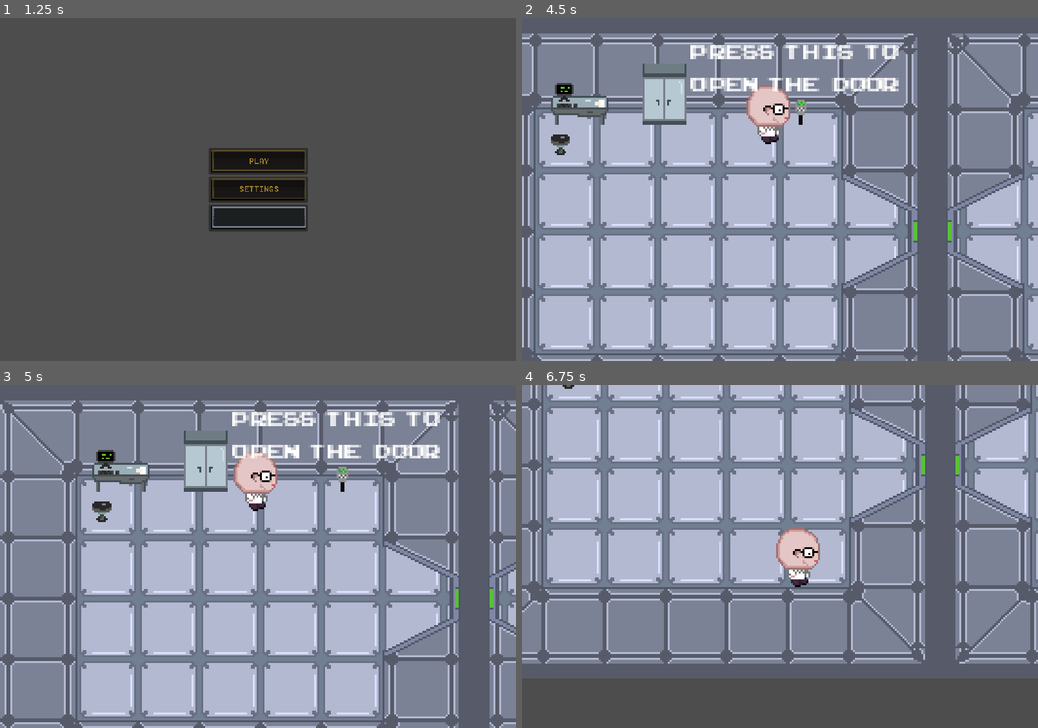
Above: before the commit, frames 1-4 (two rows, left to right).
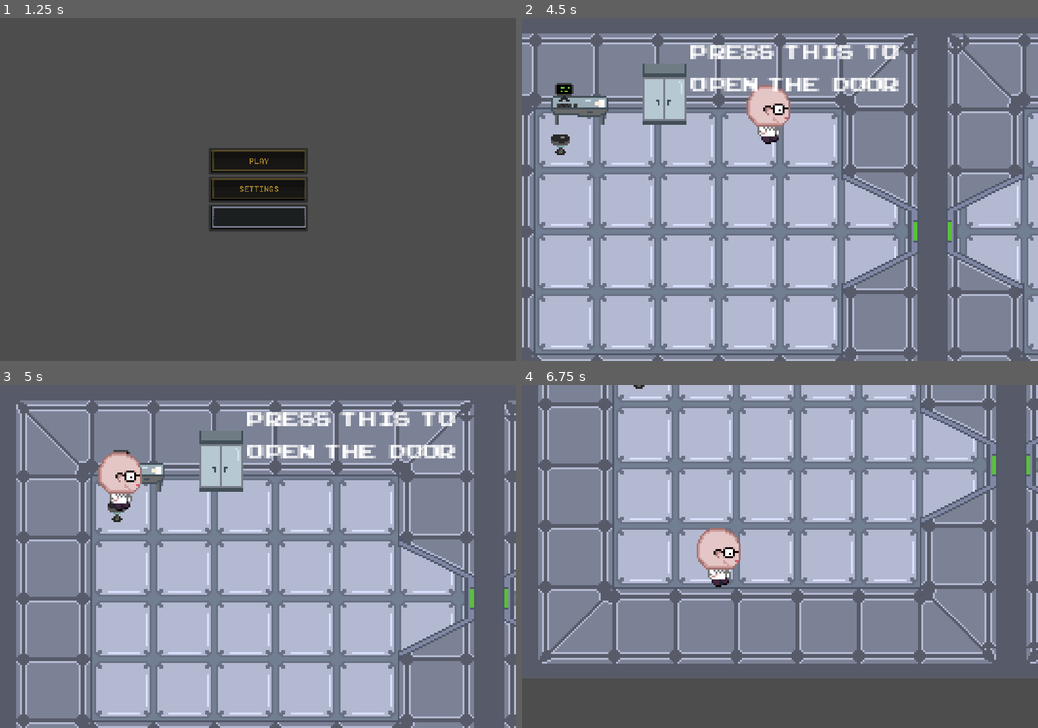
Above: after the commit, the same moments.

Repository: Pi-pol/Tachyon-race
Game: Godot game, scene res://Scenes/title.tscn
Two runs of this game, one before a commit and one after it. Both use one fixed random seed, a clock stepped at 60 frames per second and the inputs below.
Inputs (mouse positions are in pixels of both pictures, inside the frame that each line leads up to):
- Up to frame 1 (1.25 s): tap Enter at 0.5 s; move the mouse to (371, 172) at 0.52 s; hold Right (ui_right) from 0.53 s (still down); click (371, 172) at 0.67 s
- Up to frame 2 (4.5 s): release Right (ui_right) at 1.25 s; click (780, 162) at 1.25 s; tap Space at 2, 4.25 s; move the mouse to (676, 206) at 2.02 s; hold Down (ui_down) 2.03-2.78 s; tap Enter at 2.75 s; move the mouse to (831, 114) at 2.77 s; hold Right (ui_right) 2.78-3.53 s; move the mouse to (754, 258) at 3.52 s; hold Up (ui_up) 3.53-4.28 s; click (754, 258) at 3.67 s; move the mouse to (934, 240) at 4.27 s; hold Left (ui_left) from 4.28 s (still down)
- Up to frame 3 (5 s): keep holding Left (ui_left)
- Up to frame 4 (6.75 s): move the mouse to (625, 505) at 5.02 s; tap Enter at 5.75 s; move the mouse to (805, 556) at 5.77 s; release Left (ui_left) at 5.78 s; hold Down (ui_down) 5.78-6.53 s; click (805, 556) at 5.92 s; move the mouse to (702, 470) at 6.52 s; hold Right (ui_right) from 6.53 s (still down)

Frame 1 is identical in both runs. In frame 2, less than 0.1% of the frame differs, in the area x 53-56%, y 23-32%; in frame 3, 36%; in frame 4, 40%, in the area x 0-100%, y 0-82%.

Commit message:
Fixed small issue

Diff:
--- a/Scenes/1stlevel.tscn
+++ b/Scenes/1stlevel.tscn
@@ -39,7 +39,7 @@
 [sub_resource type="RectangleShape2D" id="RectangleShape2D_60p0f"]
 size = Vector2(32, 16)
 
-[sub_resource type="TileSetAtlasSource" id="TileSetAtlasSource_f8u53"]
+[sub_resource type="TileSetAtlasSource" id="TileSetAtlasSource_d3sn0"]
 texture = ExtResource("10_a3aqt")
 texture_region_size = Vector2i(32, 32)
 2:0/0 = 0
@@ -57,31 +57,25 @@
 9:0/0 = 0
 9:0/0/physics_layer_0/linear_velocity = Vector2(0, 0)
 9:0/0/physics_layer_0/angular_velocity = 0.0
-21:3/0 = 0
-21:3/0/physics_layer_0/linear_velocity = Vector2(0, 0)
-21:3/0/physics_layer_0/angular_velocity = 0.0
+5:0/0 = 0
+5:0/0/physics_layer_0/linear_velocity = Vector2(0, 0)
+5:0/0/physics_layer_0/angular_velocity = 0.0
+3:0/0 = 0
+3:0/0/physics_layer_0/linear_velocity = Vector2(0, 0)
+3:0/0/physics_layer_0/angular_velocity = 0.0
+4:0/0 = 0
+4:0/0/physics_layer_0/linear_velocity = Vector2(0, 0)
+4:0/0/physics_layer_0/angular_velocity = 0.0
+1:0/0 = 0
+1:0/0/physics_layer_0/linear_velocity = Vector2(0, 0)
+1:0/0/physics_layer_0/angular_velocity = 0.0
 0:0/0 = 0
 0:0/0/physics_layer_0/linear_velocity = Vector2(0, 0)
 0:0/0/physics_layer_0/angular_velocity = 0.0
-0:0/0/physics_layer_0/polygon_0/points = PackedVector2Array(-16.0246, 0.944941, 14.375, 1.125, 14.2922, 9.05568, -16.1034, 9.13443)
-1:0/0 = 0
-1:0/0/physics_layer_0/linear_velocity = Vector2(0, 0)
-1:0/0/physics_layer_0/angular_velocity = 0.0
-1:0/0/physics_layer_0/polygon_0/points = PackedVector2Array(-16.0625, 1.125, 14.5625, 1, 14.6875, 9.25, -16.4375, 8.875)
-3:0/0 = 0
-3:0/0/physics_layer_0/linear_velocity = Vector2(0, 0)
-3:0/0/physics_layer_0/angular_velocity = 0.0
-3:0/0/physics_layer_0/polygon_0/points = PackedVector2Array(-16.1875, 5.25, 6.9375, 5.25, 7.1875, 14.875, -16.4375, 14.875)
-4:0/0 = 0
-4:0/0/physics_layer_0/linear_velocity = Vector2(0, 0)
-4:0/0/physics_layer_0/angular_velocity = 0.0
-5:0/0 = 0
-5:0/0/physics_layer_0/linear_velocity = Vector2(0, 0)
-5:0/0/physics_layer_0/angular_velocity = 0.0
 
 [sub_resource type="TileSet" id="TileSet_3kl0b"]
 physics_layer_0/collision_layer = 1
-sources/0 = SubResource("TileSetAtlasSource_f8u53")
+sources/1 = SubResource("TileSetAtlasSource_d3sn0")
 
 [sub_resource type="RectangleShape2D" id="RectangleShape2D_84ht8"]
 size = Vector2(32, 32)
@@ -123,7 +117,7 @@
 [node name="Furniture" type="TileMap" parent="TileMap"]
 tile_set = SubResource("TileSet_3kl0b")
 format = 2
-layer_0/tile_data = PackedInt32Array(65547, 458752, 0, 65539, 65536, 0, 65542, 196608, 0, 131075, 131072, 0)
+layer_0/tile_data = PackedInt32Array(131075, 131073, 0, 65539, 65537, 0, 65542, 196609, 0, 65547, 393217, 0)
 script = ExtResource("11_a4r7w")
 
 [node name="Player" parent="TileMap" instance=ExtResource("1_y7u1b")]
Not shown: 1 places in Scenes/1stlevel.tscn that only renumber resources
